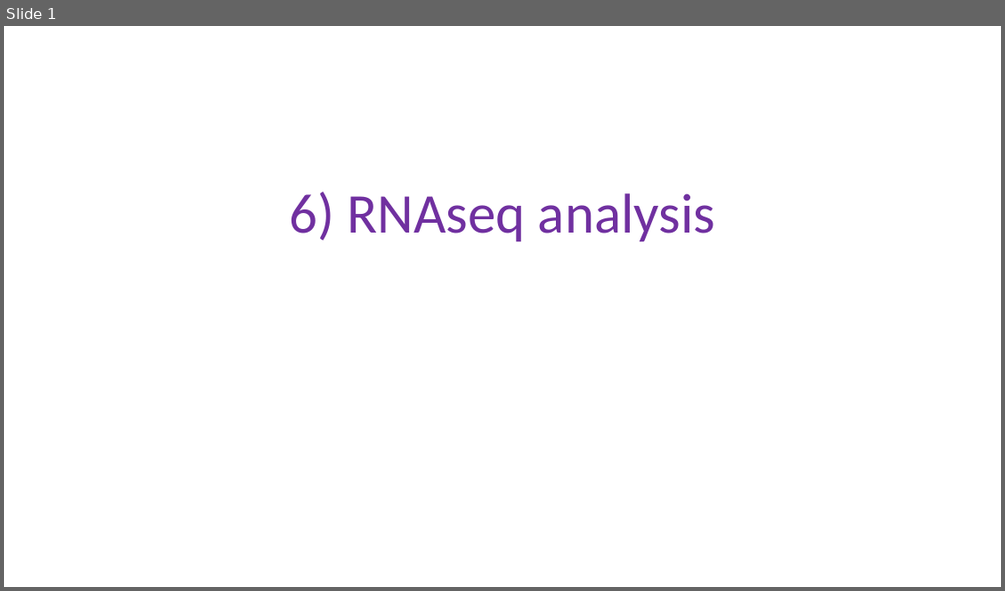
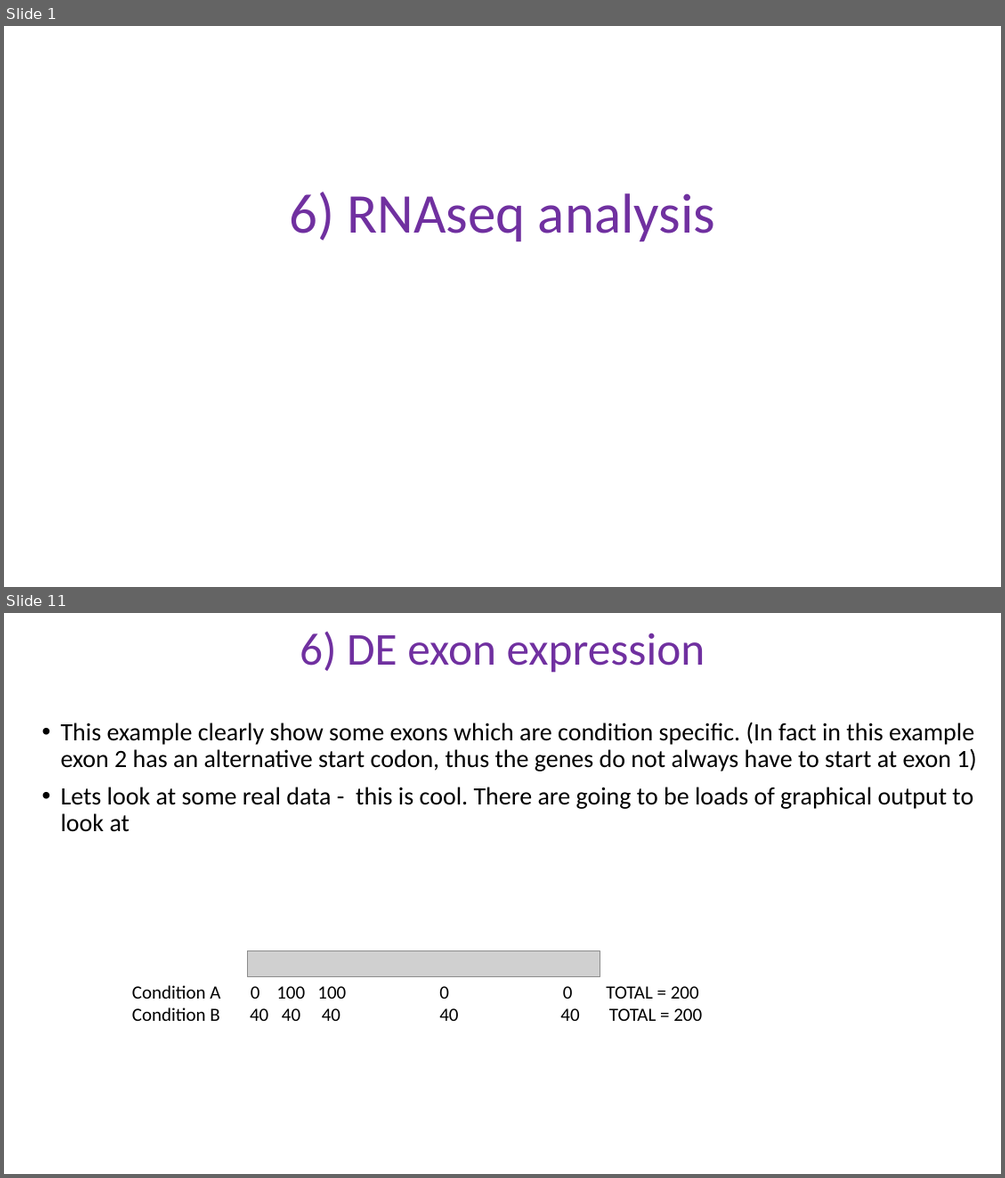
Before and after one commit to schlogl2017/RNAseq_workshop, a slide deck: powerpoint/6_RNAseq_DE.pptx. Shown one above the other, each under a label of ours: slide 1 before the commit, slides 1 and 11 after it; the slides between them are not shown. The pictures are 1005x591 and 1005x1178 pixels, drawn with LibreOffice and Linux fonts; fonts in the diff are those of the drawing; grey boxes stand for pictures. Boxes give left, top, right and bottom in pixels: in the first picture for what was removed or moved away, otherwise in the second. Text is boxed around its words. In the diff, an @@ line names an element or a change of style, - is before the commit and + after.

```diff
--- a/powerpoint/6_RNAseq_DE.pptx
+++ b/powerpoint/6_RNAseq_DE.pptx
@@ slide 11 added at (4,613,1001,1174), background #FFFFFF @@
@@ title added at (299,632,705,673), 44 pt, text #7030A0 @@
+6) DE exon expression
@@ text added at (61,722,977,832), 24 pt, text #000000 @@
+• This example clearly show some exons which are condition specific. (In fact in this example exon 2 has an alternative start codon, thus the genes do not always have to start at exon 1)
+• Lets look at some real data - this is cool. There are going to be loads of graphical output to look at
@@ picture added at (248,950,600,976) @@
@@ text added at (132,985,699,1021), 18 pt, text #000000 @@
+Condition A 0 100 100 0 0 TOTAL = 200
+Condition B 40 40 40 40 40 TOTAL = 200
```
Also in this commit, not shown: 1 slide changed, 17 other slides added, 19 slides removed, 6 other files.
